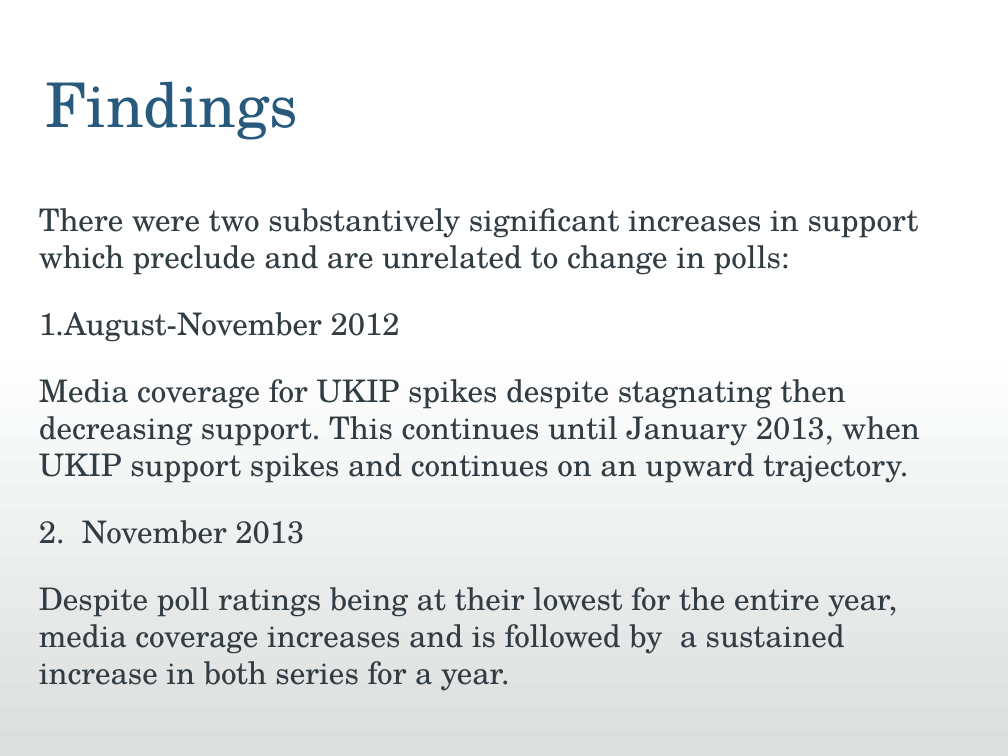
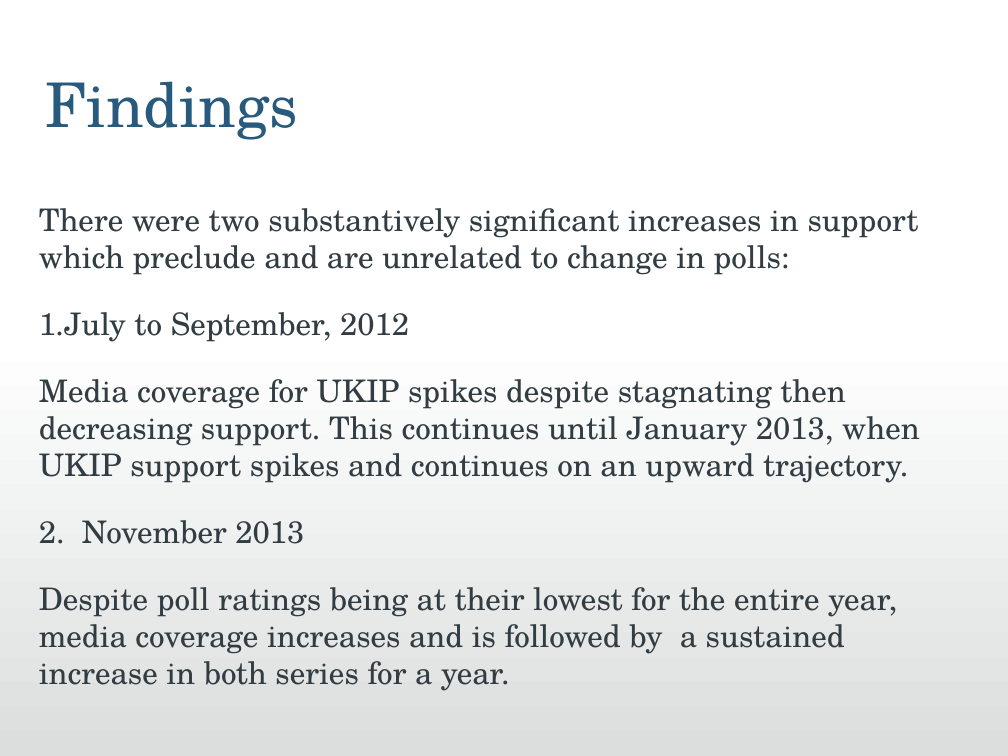
Before and after one commit to jmrphy/ukip_media, a slide deck: slide 11 of PSA Presentation V2.ppt (slide 13 before the commit). Drawn at 1008x756 pixels with LibreOffice and Linux fonts; fonts in the diff are those of the drawing; background and template pictures are left out. Boxes give left, top, right and bottom in pixels: in the first picture for what was removed or moved away, otherwise in the second. Text is boxed around its words. In the diff, an @@ line names an element or a change of style, - is before the commit and + after.

```diff
--- a/PSA Presentation V2.ppt
+++ b/PSA Presentation V2.ppt
@@ text at [39,312,409,342]: text changed @@
-1. August-November 2012
+1. July to September, 2012
```
Also in this commit, not shown: 7 other slides changed, 3 slides added, 3 slides removed, 18 other files.
